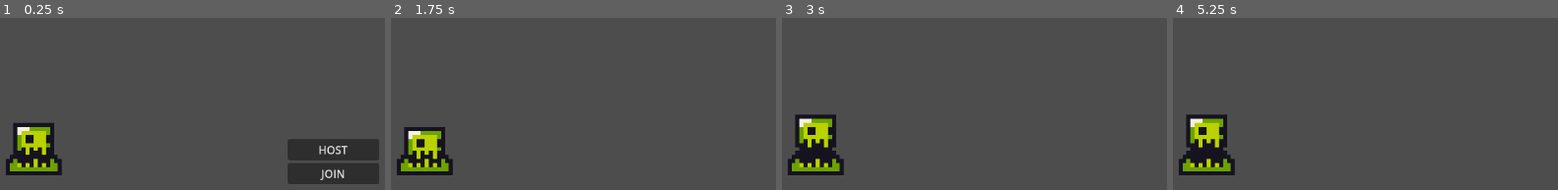
Above: before the commit, frames 1-4 (left to right).
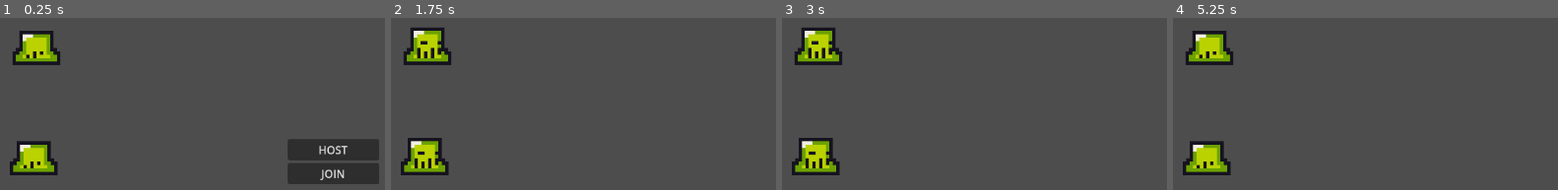
Above: after the commit, the same moments.

Repository: Mansur-Ashrapov/ironveil
Game: Godot game, scene res://scenes/example.tscn
Two runs of this game, one before a commit and one after it. Both use one fixed random seed, a clock stepped at 60 frames per second and the inputs below.
Inputs:
- Up to frame 1 (0.25 s): no input
- Up to frame 2 (1.75 s): hold D (move_right) 0.53-1.25 s; click "HOST" at 1.25 s
- Up to frame 3 (3 s): hold S (move_down) 2.03-2.78 s; hold D (move_right) from 2.78 s (still down)
- Up to frame 4 (5.25 s): release D (move_right) at 3.53 s; hold W (move_up) 3.53-4.28 s; hold A (move_left) from 4.28 s (still down)

The runs differ from the first frame. In frame 1, 4.9% of the frame differs, in the area x 1-17%, y 7-92%; in frame 2, 4.6%; in frame 3, 5.5%, in the area x 1-17%, y 5-92%; in frame 4, 5.4%.

Commit message:
added ui

Diff:
--- a/project.godot
+++ b/project.godot
@@ -23,6 +23,8 @@
 
 players=""
 server_sync=""
+mob=""
+root=""
 
 [input]
 
--- a/scenes/example.tscn
+++ b/scenes/example.tscn
@@ -1,12 +1,12 @@
 [gd_scene load_steps=6 format=3 uid="uid://cj3ofmycfth6y"]
 
-[ext_resource type="PackedScene" uid="uid://dvoy803okt3k5" path="res://scenes/slime.tscn" id="1_aoc7i"]
+[ext_resource type="PackedScene" uid="uid://cjubmbied2t6k" path="res://scenes/slime.tscn" id="1_aoc7i"]
 [ext_resource type="PackedScene" uid="uid://b0ax6ksb4fnbw" path="res://scenes/base_ui.tscn" id="1_o34ws"]
 [ext_resource type="Script" uid="uid://cxgr8psjqal6a" path="res://scripts/multiplayer/multiplayer_spawner.gd" id="2_pssa7"]
 [ext_resource type="PackedScene" uid="uid://dref11tiomsux" path="res://scenes/server_sync.tscn" id="2_ucs8h"]
 [ext_resource type="PackedScene" uid="uid://v3d1ogl7dbfk" path="res://scenes/network_player.tscn" id="3_7w8s4"]
 
-[node name="Example" type="Node2D"]
+[node name="Example" type="Node2D" groups=["root"]]
 
 [node name="BaseUI" parent="." instance=ExtResource("1_o34ws")]
 offset_left = 559.0
@@ -24,3 +24,6 @@
 
 [node name="Slime" parent="." instance=ExtResource("1_aoc7i")]
 position = Vector2(120, 235)
+
+[node name="Slime2" parent="." instance=ExtResource("1_aoc7i")]
+position = Vector2(124, 73)
--- a/scenes/killzone.tscn
+++ /dev/null
@@ -1,13 +0,0 @@
-[gd_scene load_steps=2 format=3 uid="uid://3mbvca1w8sh5"]
-
-[ext_resource type="Script" uid="uid://byyxc5e6bn44t" path="res://scripts/killzone.gd" id="1_xlapc"]
-
-[node name="Killzone" type="Area2D"]
-script = ExtResource("1_xlapc")
-
-[node name="Timer" type="Timer" parent="."]
-wait_time = 0.6
-one_shot = true
-
-[connection signal="body_entered" from="." to="." method="_on_body_entered"]
-[connection signal="timeout" from="Timer" to="." method="_on_timer_timeout"]
--- a/scenes/network_player.tscn
+++ b/scenes/network_player.tscn
@@ -1,9 +1,10 @@
-[gd_scene load_steps=12 format=3 uid="uid://v3d1ogl7dbfk"]
+[gd_scene load_steps=14 format=3 uid="uid://v3d1ogl7dbfk"]
 
 [ext_resource type="Script" uid="uid://cxujnvfnqx5w3" path="res://scripts/player_characters/player_base.gd" id="1_5l5im"]
 [ext_resource type="Texture2D" uid="uid://cadmsq53mptb0" path="res://sheet.png" id="2_dtrl1"]
 [ext_resource type="Script" uid="uid://bgtt12tk47epa" path="res://scripts/abilities/swordTest/sword_ability.gd" id="2_hc1dv"]
 [ext_resource type="Script" uid="uid://cx62di5gmvb48" path="res://scripts/player_characters/player_base_animation_controller.gd" id="3_dtrl1"]
+[ext_resource type="PackedScene" uid="uid://buyios2xjnnn4" path="res://scenes/player_ui.tscn" id="3_rhx3x"]
 
 [sub_resource type="RectangleShape2D" id="RectangleShape2D_27uls"]
 size = Vector2(60, 71)
@@ -74,21 +75,45 @@
 [sub_resource type="Animation" id="Animation_dtrl1"]
 resource_name = "new_animation"
 
+[sub_resource type="Animation" id="Animation_5lknd"]
+resource_name = "get_hit"
+length = 0.5
+tracks/0/type = "value"
+tracks/0/imported = false
+tracks/0/enabled = true
+tracks/0/path = NodePath("Char-sheet:frame")
+tracks/0/interp = 1
+tracks/0/loop_wrap = true
+tracks/0/keys = {
+"times": PackedFloat32Array(0),
+"transitions": PackedFloat32Array(1),
+"update": 1,
+"values": [7]
+}
+
 [sub_resource type="AnimationLibrary" id="AnimationLibrary_hc1dv"]
 _data = {
 &"RESET": SubResource("Animation_kfj5c"),
 &"ability0": SubResource("Animation_rhx3x"),
+&"get_hit": SubResource("Animation_5lknd"),
 &"idle": SubResource("Animation_hquwp"),
 &"moving": SubResource("Animation_hc1dv"),
 &"new_animation": SubResource("Animation_dtrl1")
 }
 
-[node name="NetworkPlayer" type="CharacterBody2D" node_paths=PackedStringArray("animation_controller", "sprite") groups=["players"]]
+[node name="NetworkPlayer" type="CharacterBody2D" node_paths=PackedStringArray("player_ui", "animation_controller", "sprite") groups=["players"]]
 motion_mode = 1
 script = ExtResource("1_5l5im")
+player_ui = NodePath("Control")
 animation_controller = NodePath("AnimationPlayer")
 sprite = NodePath("Char-sheet")
 abilities = [ExtResource("2_hc1dv")]
+
+[node name="Control" parent="." instance=ExtResource("3_rhx3x")]
+offset_left = -576.0
+offset_top = -324.0
+offset_right = -576.0
+offset_bottom = -324.0
 
 [node name="Char-sheet" type="Sprite2D" parent="."]
 scale = Vector2(10, 10)
--- /dev/null
+++ b/scenes/player_ui.tscn
@@ -0,0 +1,65 @@
+[gd_scene load_steps=3 format=3 uid="uid://buyios2xjnnn4"]
+
+[ext_resource type="Script" uid="uid://0jtoqbv82fcs" path="res://scripts/player_characters/player_ui.gd" id="1_jkj6h"]
+
+[sub_resource type="LabelSettings" id="LabelSettings_guxnq"]
+font_size = 30
+
+[node name="Control" type="Control" node_paths=PackedStringArray("hp", "st", "mp", "ep", "lvl")]
+layout_mode = 3
+anchors_preset = 15
+anchor_right = 1.0
+anchor_bottom = 1.0
+grow_horizontal = 2
+grow_vertical = 2
+script = ExtResource("1_jkj6h")
+hp = NodePath("hp")
+st = NodePath("mp")
+mp = NodePath("sp")
+ep = NodePath("ep")
+lvl = NodePath("lvl")
+
+[node name="hp" type="Label" parent="."]
+layout_mode = 0
+offset_left = 37.0
+offset_top = 405.0
+offset_right = 86.0
+offset_bottom = 447.0
+text = "HP:"
+label_settings = SubResource("LabelSettings_guxnq")
+
+[node name="mp" type="Label" parent="."]
+layout_mode = 0
+offset_left = 37.0
+offset_top = 447.0
+offset_right = 86.0
+offset_bottom = 489.0
+text = "MP:"
+label_settings = SubResource("LabelSettings_guxnq")
+
+[node name="sp" type="Label" parent="."]
+layout_mode = 0
+offset_left = 37.0
+offset_top = 489.0
+offset_right = 86.0
+offset_bottom = 531.0
+text = "SP:"
+label_settings = SubResource("LabelSettings_guxnq")
+
+[node name="ep" type="Label" parent="."]
+layout_mode = 0
+offset_left = 37.0
+offset_top = 531.0
+offset_right = 86.0
+offset_bottom = 573.0
+text = "EXP:"
+label_settings = SubResource("LabelSettings_guxnq")
+
+[node name="lvl" type="Label" parent="."]
+layout_mode = 0
+offset_left = 37.0
+offset_top = 573.0
+offset_right = 86.0
+offset_bottom = 615.0
+text = "LVL:"
+label_settings = SubResource("LabelSettings_guxnq")
--- a/scenes/slime.tscn
+++ b/scenes/slime.tscn
@@ -1,93 +1,126 @@
-[gd_scene load_steps=14 format=3 uid="uid://btkww205aucrp"]
+[gd_scene load_steps=13 format=3 uid="uid://cjubmbied2t6k"]
 
-[ext_resource type="Script" uid="uid://doqtsy35ujrb6" path="res://scripts/slime.gd" id="1_p2gj0"]
+[ext_resource type="Script" uid="uid://doqtsy35ujrb6" path="res://scripts/mobs/mob_base.gd" id="1_p2gj0"]
 [ext_resource type="Texture2D" uid="uid://bu1n2k16p3l40" path="res://slime_green.png" id="2_n6pvg"]
-[ext_resource type="PackedScene" uid="uid://3mbvca1w8sh5" path="res://scenes/killzone.tscn" id="3_n6pvg"]
+[ext_resource type="Script" uid="uid://byyxc5e6bn44t" path="res://scripts/mobs/slime/killzone.gd" id="3_n6pvg"]
+[ext_resource type="Script" uid="uid://dxrooluvdresx" path="res://scripts/mobs/mob_base_animation_controller.gd" id="3_pjw23"]
 
-[sub_resource type="AtlasTexture" id="AtlasTexture_n6pvg"]
-atlas = ExtResource("2_n6pvg")
-region = Rect2(0, 48, 24, 24)
+[sub_resource type="Animation" id="Animation_2npkn"]
+length = 0.001
+tracks/0/type = "value"
+tracks/0/imported = false
+tracks/0/enabled = true
+tracks/0/path = NodePath("Sprite2D:frame")
+tracks/0/interp = 1
+tracks/0/loop_wrap = true
+tracks/0/keys = {
+"times": PackedFloat32Array(0),
+"transitions": PackedFloat32Array(1),
+"update": 1,
+"values": [0]
+}
 
-[sub_resource type="AtlasTexture" id="AtlasTexture_v5wyi"]
-atlas = ExtResource("2_n6pvg")
-region = Rect2(24, 48, 24, 24)
+[sub_resource type="Animation" id="Animation_gstla"]
+resource_name = "damage"
+length = 0.4
+tracks/0/type = "value"
+tracks/0/imported = false
+tracks/0/enabled = true
+tracks/0/path = NodePath("Sprite2D:frame")
+tracks/0/interp = 1
+tracks/0/loop_wrap = true
+tracks/0/keys = {
+"times": PackedFloat32Array(0, 0.2),
+"transitions": PackedFloat32Array(1, 1),
+"update": 1,
+"values": [9, 10]
+}
 
-[sub_resource type="AtlasTexture" id="AtlasTexture_0l8pv"]
-atlas = ExtResource("2_n6pvg")
-region = Rect2(48, 48, 24, 24)
+[sub_resource type="Animation" id="Animation_pjw23"]
+resource_name = "idle"
+length = 1.2
+tracks/0/type = "value"
+tracks/0/imported = false
+tracks/0/enabled = true
+tracks/0/path = NodePath("Sprite2D:frame")
+tracks/0/interp = 1
+tracks/0/loop_wrap = true
+tracks/0/keys = {
+"times": PackedFloat32Array(0, 0.2, 0.4, 0.6, 0.8, 1),
+"transitions": PackedFloat32Array(1, 1, 1, 1, 1, 1),
+"update": 1,
+"values": [0, 1, 2, 3, 2, 1]
+}
 
-[sub_resource type="AtlasTexture" id="AtlasTexture_vnioy"]
-atlas = ExtResource("2_n6pvg")
-region = Rect2(72, 48, 24, 24)
+[sub_resource type="Animation" id="Animation_fd6lc"]
+resource_name = "walk"
+length = 0.8
+tracks/0/type = "value"
+tracks/0/imported = false
+tracks/0/enabled = true
+tracks/0/path = NodePath("Sprite2D:frame")
+tracks/0/interp = 1
+tracks/0/loop_wrap = true
+tracks/0/keys = {
+"times": PackedFloat32Array(0, 0.2, 0.4, 0.6),
+"transitions": PackedFloat32Array(1, 1, 1, 1),
+"update": 1,
+"values": [4, 5, 6, 7]
+}
 
-[sub_resource type="AtlasTexture" id="AtlasTexture_pjw23"]
-atlas = ExtResource("2_n6pvg")
-region = Rect2(0, 24, 24, 24)
+[sub_resource type="AnimationLibrary" id="AnimationLibrary_v5wyi"]
+_data = {
+&"RESET": SubResource("Animation_2npkn"),
+&"damage": SubResource("Animation_gstla"),
+&"idle": SubResource("Animation_pjw23"),
+&"walk": SubResource("Animation_fd6lc")
+}
 
-[sub_resource type="AtlasTexture" id="AtlasTexture_2npkn"]
-atlas = ExtResource("2_n6pvg")
-region = Rect2(24, 24, 24, 24)
-
-[sub_resource type="AtlasTexture" id="AtlasTexture_fd6lc"]
-atlas = ExtResource("2_n6pvg")
-region = Rect2(48, 24, 24, 24)
-
-[sub_resource type="AtlasTexture" id="AtlasTexture_gstla"]
-atlas = ExtResource("2_n6pvg")
-region = Rect2(72, 24, 24, 24)
-
-[sub_resource type="SpriteFrames" id="SpriteFrames_v5wyi"]
-animations = [{
-"frames": [{
-"duration": 1.0,
-"texture": SubResource("AtlasTexture_n6pvg")
-}, {
-"duration": 1.0,
-"texture": SubResource("AtlasTexture_v5wyi")
-}, {
-"duration": 1.0,
-"texture": SubResource("AtlasTexture_0l8pv")
-}, {
-"duration": 1.0,
-"texture": SubResource("AtlasTexture_vnioy")
-}],
-"loop": true,
-"name": &"damage",
-"speed": 5.0
-}, {
-"frames": [{
-"duration": 1.0,
-"texture": SubResource("AtlasTexture_pjw23")
-}, {
-"duration": 1.0,
-"texture": SubResource("AtlasTexture_2npkn")
-}, {
-"duration": 1.0,
-"texture": SubResource("AtlasTexture_fd6lc")
-}, {
-"duration": 1.0,
-"texture": SubResource("AtlasTexture_gstla")
-}],
-"loop": true,
-"name": &"idle",
-"speed": 5.0
-}]
+[sub_resource type="SceneReplicationConfig" id="SceneReplicationConfig_n6pvg"]
+properties/0/path = NodePath(".:position")
+properties/0/spawn = true
+properties/0/replication_mode = 1
+properties/1/path = NodePath("AnimationPlayer:current_animation")
+properties/1/spawn = true
+properties/1/replication_mode = 1
 
 [sub_resource type="RectangleShape2D" id="RectangleShape2D_pjw23"]
-size = Vector2(56, 85)
+size = Vector2(116, 125)
 
-[node name="Slime" type="CharacterBody2D"]
+[sub_resource type="RectangleShape2D" id="RectangleShape2D_n6pvg"]
+size = Vector2(67, 90)
+
+[node name="Slime" type="CharacterBody2D" groups=["mob"]]
+collision_layer = 2
+collision_mask = 2
+motion_mode = 1
 script = ExtResource("1_p2gj0")
 
-[node name="AnimatedSprite2D" type="AnimatedSprite2D" parent="."]
-position = Vector2(1.5258789e-05, 1.5258789e-05)
-scale = Vector2(5.90625, 5.90625)
-sprite_frames = SubResource("SpriteFrames_v5wyi")
-animation = &"damage"
-autoplay = "idle"
+[node name="Sprite2D" type="Sprite2D" parent="."]
+position = Vector2(0, 10.999999)
+scale = Vector2(5, 5)
+texture = ExtResource("2_n6pvg")
+hframes = 4
+vframes = 3
 
-[node name="Killzone" parent="." instance=ExtResource("3_n6pvg")]
+[node name="AnimationPlayer" type="AnimationPlayer" parent="."]
+libraries = {
+&"": SubResource("AnimationLibrary_v5wyi")
+}
+script = ExtResource("3_pjw23")
 
-[node name="CollisionShape2D" type="CollisionShape2D" parent="Killzone"]
-position = Vector2(0, 27.5)
+[node name="MultiplayerSynchronizer" type="MultiplayerSynchronizer" parent="."]
+replication_config = SubResource("SceneReplicationConfig_n6pvg")
+
+[node name="Area2D" type="Area2D" parent="."]
+script = ExtResource("3_n6pvg")
+
+[node name="CollisionShape2D" type="CollisionShape2D" parent="Area2D"]
+position = Vector2(1, 24.5)
 shape = SubResource("RectangleShape2D_pjw23")
+
+[node name="CollisionShape2D" type="CollisionShape2D" parent="." groups=["mob"]]
+position = Vector2(0.5, 26)
+shape = SubResource("RectangleShape2D_n6pvg")
+
+[connection signal="body_entered" from="Area2D" to="Area2D" method="_on_body_entered"]
--- a/scenes/sword_test.tscn
+++ b/scenes/sword_test.tscn
@@ -41,6 +41,9 @@
 &"using": SubResource("Animation_n355p")
 }
 
+[sub_resource type="RectangleShape2D" id="RectangleShape2D_rbqh6"]
+size = Vector2(7.799999, 7.6000004)
+
 [node name="sword" type="Sprite2D"]
 scale = Vector2(10, 10)
 texture = ExtResource("1_ycbs3")
@@ -53,3 +56,12 @@
 }
 movie_quit_on_finish = true
 script = ExtResource("2_n355p")
+
+[node name="Area2D" type="Area2D" parent="."]
+collision_layer = 3
+collision_mask = 3
+
+[node name="CollisionShape2D" type="CollisionShape2D" parent="Area2D"]
+position = Vector2(-1.2, -0.59999996)
+scale = Vector2(0.9999998, 0.9999998)
+shape = SubResource("RectangleShape2D_rbqh6")
--- a/scripts/abilities/ability_base.gd
+++ b/scripts/abilities/ability_base.gd
@@ -2,13 +2,13 @@
 class_name Ability
 
 @export var cooldown: float = 0.1
-@export var stamina_cost: float = 0
-@export var mana_cost: float = 0
+@export var stamina_cost: int = 5
+@export var mana_cost: int = 5
 @export var timeout_time: float = 0.5
 
 var last_used_time: float = -999.0
 
-func can_use(mana: float, stamina: float) -> bool:
+func can_use(mana: int, stamina: int) -> bool:
 	var stamina_remains = stamina - stamina_cost
 	var mana_remains = mana - stamina_cost
 	return Time.get_ticks_msec() / 1000.0 - last_used_time >= cooldown and stamina_remains >= 0 and mana_remains >= 0
--- a/scripts/abilities/swordTest/sword.gd
+++ b/scripts/abilities/swordTest/sword.gd
@@ -1,7 +1,19 @@
 extends Sprite2D
+class_name SwordTest
 
+var damage: int = 0
+
+@onready var col: Area2D = $Area2D
 
 # Called when the node enters the scene tree for the first time.
 func _ready() -> void:
+	col.body_entered.connect(_on_body_entered)
 	await get_tree().create_timer(0.3).timeout
 	queue_free()
+
+func get_ready(_damage: int):
+	damage = _damage
+
+func _on_body_entered(body: Node2D):
+	if multiplayer.is_server() and body is MobBase:
+		body.get_damage(damage)
--- a/scripts/abilities/swordTest/sword_ability.gd
+++ b/scripts/abilities/swordTest/sword_ability.gd
@@ -4,7 +4,8 @@
 var sword_scene: PackedScene = preload("res://scenes/sword_test.tscn")
 
 func _on_use(user: PlayerBase):
-	var sword: Sprite2D = sword_scene.instantiate()
+	var sword: SwordTest = sword_scene.instantiate()
+	sword.get_ready(user.base_damage)
 	user.add_child(sword)
 	sword.flip_h = user.sprite.flip_h
 	if user.direction != Vector2.ZERO:
--- a/scripts/killzone.gd
+++ /dev/null
@@ -1,14 +0,0 @@
-extends Area2D
-
-@onready var timer: Timer = $Timer
-
-
-func _on_body_entered(body: Node2D) -> void:
-	print("You died!")
-	Engine.time_scale = 0.5
-	body.get_node("CollisionShape2D").queue_free()
-	timer.start()
-
-func _on_timer_timeout() -> void:
-	Engine.time_scale = 1.0
-	get_tree().reload_current_scene()
--- a/scripts/slime.gd
+++ b/scripts/mobs/mob_base.gd
@@ -1,4 +1,11 @@
 extends CharacterBody2D
+class_name MobBase
+
+
+@export var expirience_cost: int = 30
+@export var health: int = 30
+@onready var animation_cotroller: MobBaseAnimationController = $AnimationPlayer
+@onready var sprite: Sprite2D = $Sprite2D
 
 const SPEED = 60
 const MAX_DISTANCE = 500
@@ -9,11 +16,20 @@
 
 var target_player: Node2D
 var last_target_update = 0
-@onready var animated_sprite: AnimatedSprite2D = $AnimatedSprite2D
+
+signal get_hit()
+signal moving_to_player()
+signal stop_moving()
 
 func _ready() -> void:
 	# Находим ближайщего игрока в сцене
-	find_nearest_player()
+	if multiplayer.is_server():
+		find_nearest_player()
+
+	get_hit.connect(animation_cotroller.on_get_hit)
+	moving_to_player.connect(animation_cotroller.moving_to_player)
+	stop_moving.connect(animation_cotroller.stop_moving)
+
 
 func find_nearest_player() -> bool:
 	# Ищем игрока по группе или по имени класса
@@ -39,6 +55,22 @@
 	target_player = nearest_player
 	return target_player != null
 
+
+func get_damage(amount: int):
+	health -= amount
+	if health <= 0:
+		for player in get_all_players():
+			if player is PlayerBase:
+				player.get_expirience(expirience_cost)
+
+		death.rpc()
+
+	get_hit.emit()
+
+@rpc("any_peer", "call_local", "reliable")
+func death():
+	queue_free()
+
 func get_all_players() -> Array:
 	var players = []
 
@@ -53,7 +85,11 @@
 
 	return players
 
-func _physics_process(delta: float) -> void:
+func _physics_process(_delta: float) -> void:
+	if multiplayer.is_server():
+		mob_movement()
+
+func mob_movement():
 	# Обновляем цель с итервалом
 	last_target_update += 1
 	if last_target_update >= TARGET_UPDATE_INTERVAL:
@@ -62,10 +98,8 @@
 
 	if target_player == null:
 		if not find_nearest_player():
-			# Нет игроков - idle
 			velocity = Vector2.ZERO
-			if animated_sprite.animation != "idle":
-				animated_sprite.play("idle")
+			stop_moving.emit()
 			return
 
 	# Проверяем валидность текущей цели
@@ -80,8 +114,7 @@
 		find_nearest_player()
 		if target_player == null:
 			velocity = Vector2.ZERO
-			animated_sprite.play("idle")
-			return
+			stop_moving.emit()
 
 	# Вычисляем направление к игроку
 	var direction_to_target = (target_player.global_position - global_position).normalized()
@@ -91,16 +124,7 @@
 
 	# Поворачиваем спрайт в сторону игрока
 	if abs(direction_to_target.x) > 0.1:
-		animated_sprite.flip_h = direction_to_target.x < 0
-
-	# Анимация
-	if velocity.length() > 10:
-		animated_sprite.play("idle")
-
-		#animated_sprite.flip_h = velocity.x < 0
-		#animated_sprite.play("walk")
-	#else:
-		#animated_sprite.play("idle")
+		sprite.flip_h = direction_to_target.x < 0
 
 	# Двигаем моба
 	move_and_slide()
--- /dev/null
+++ b/scripts/mobs/mob_base_animation_controller.gd
@@ -0,0 +1,18 @@
+extends AnimationController
+class_name MobBaseAnimationController
+
+
+func _ready() -> void:
+	animation_finished.connect(change_to_idle)
+
+func change_to_idle(_anim_name: String):
+	play_loop("idle")
+
+func on_get_hit():
+	play_once("damage")
+
+func moving_to_player():
+	play_loop("walk")
+
+func stop_moving():
+	play_loop("idle")
--- /dev/null
+++ b/scripts/mobs/slime/killzone.gd
@@ -0,0 +1,5 @@
+extends Area2D
+
+func _on_body_entered(body: Node2D) -> void:
+	if multiplayer.is_server() and body is PlayerBase:
+		body.take_damage(10)
--- a/scripts/player_characters/player_base.gd
+++ b/scripts/player_characters/player_base.gd
@@ -4,28 +4,34 @@
 const SPEED = 300.0
 const LERP_SPEED = 20.0
 
+@export var player_ui: Control
 @export var animation_controller: PlayerAnimationController
 @export var sprite: Sprite2D
 var player_camera: Camera2D
 
 # Ключ абилки, ключ для клавиши и ключ анимации должны совпадать, чтобы все работало
 @export var abilities: Array
-@export var max_health := 100.0
-@export var max_stamina := 100.0
-@export var max_mana := 100.0
-
+@export var max_health: int = 100
+@export var max_stamina: int = 100
+@export var max_mana: int = 100
+@export var base_damage: int = 10
+@export var expirience: int = 0
+@export var level: int = 0
+
+var expirience_to_level_up: int = 35
 var abilities_instances: Array
 
 var health := max_health
 var stamina := max_stamina
 var mana := max_mana
 
+
 var direction: Vector2 = Vector2(1, 0) # направление движения
 var last_direction: Vector2 = Vector2(1, 0) # нужен чтобы не отправлять Vector2.ZERO при отсутсвии инпута и наоборот, если инпут не меняется, сохранять прошлый
 var can_move: bool = true # когда персонаж использует абилку, не может двигаться
 
 # SIGNALS
-signal parametrs_changed(new_health: float, new_mana: float, new_stamina: float)
+signal parametrs_changed(new_health: int, new_mana: int, new_stamina: int, new_experience: int, new_lvl)
 signal get_hit()
 signal used_ability(ability_name: String)
 signal changed_direction(new_diretion: Vector2)
@@ -51,6 +57,10 @@
 	if is_multiplayer_authority():
 		player_camera = Camera2D.new()
 		self.add_child(player_camera)
+
+		parametrs_changed.connect(player_ui.new_parametrs)
+	else:
+		player_ui.queue_free()
 
 	# на сервере получаем тикер и подключаем timeout, по которому обновляется состояние игроков
 	if multiplayer.is_server():
@@ -80,8 +90,8 @@
 	direction = Input.get_vector("move_left", "move_right", "move_up", "move_down")
 	if last_direction == Vector2.ZERO and direction == Vector2.ZERO or last_direction == direction: return
 	elif not can_move:
-			update_move_input.rpc_id(1, Vector2.ZERO)
-			last_direction = direction
+		update_move_input.rpc_id(1, Vector2.ZERO)
+		last_direction = direction
 	update_move_input.rpc_id(1, direction)
 	changed_direction.emit(direction)
 	last_direction = direction
@@ -93,7 +103,7 @@
 			if abilities_instances[idx].can_use(mana, stamina):
 				server_use_ability.rpc_id(1, idx)
 
-func take_damage(amount: float):
+func take_damage(amount: int):
 	health -= amount
 	get_hit.emit()
 
@@ -101,7 +111,16 @@
 		# TODO death
 		pass
 
-	sync_parametrs.rpc(health, mana, stamina)
+	sync_parametrs.rpc(health, mana, stamina, expirience, level)
+
+func get_expirience(amount: int):
+	expirience += amount
+
+	while expirience >= expirience_to_level_up:
+		level += 1
+		expirience -= expirience_to_level_up
+
+	sync_parametrs.rpc(health, mana, stamina, expirience, level)
 
 # Сервер обрабатывает использование абилки
 @rpc("any_peer", "reliable")
@@ -111,7 +130,7 @@
 		abilities_instances[ability_idx].use(self)
 		mana -= (abilities_instances[ability_idx] as Ability).mana_cost
 		stamina -= (abilities_instances[ability_idx] as Ability).stamina_cost
-		sync_parametrs.rpc(health, mana, stamina)
+		sync_parametrs.rpc(health, mana, stamina, expirience, level)
 		sync_ability.rpc(ability_idx)
 		_stop_moving_while_use_ability(ability_idx)
 
@@ -144,11 +163,13 @@
 	_stop_moving_while_use_ability(ability_idx)
 
 @rpc("any_peer", "unreliable", "call_remote")
-func sync_parametrs(new_health: float, new_mana: float, new_stamina: float) -> void:
+func sync_parametrs(new_health: int, new_mana: int, new_stamina: int, new_expirience: int, new_lvl: int) -> void:
 	health = new_health
 	mana = new_mana
 	stamina = new_stamina
-	parametrs_changed.emit(new_health, new_mana, new_stamina)
+	expirience = new_expirience
+	level = new_lvl
+	parametrs_changed.emit(new_health, new_mana, new_stamina, new_expirience, new_lvl)
 
 # Вызывает rpc синхронизирующие состояние игрока
 func broadcast_state():
--- /dev/null
+++ b/scripts/player_characters/player_ui.gd
@@ -0,0 +1,14 @@
+extends Control
+
+@export var hp: Label
+@export var st: Label
+@export var mp: Label
+@export var ep: Label
+@export var lvl: Label
+
+func new_parametrs(new_health: int, new_mana: int, new_stamina: int, new_experience: int, new_lvl: int):
+	hp.text = "HP: " + str(new_health)
+	st.text = "ST: " + str(new_mana)
+	mp.text = "MP: " + str(new_stamina)
+	ep.text = "EXP: " + str(new_experience)
+	lvl.text = "LVL: " + str(new_lvl)
Not shown: 1 places in scenes/sword_test.tscn that only renumber resources
Renamed: scripts/slime.gd.uid -> scripts/mobs/mob_base.gd.uid
Not shown, added: scripts/mobs/mob_base_animation_controller.gd.uid
Renamed: scripts/killzone.gd.uid -> scripts/mobs/slime/killzone.gd.uid
Not shown, added: scripts/player_characters/player_ui.gd.uid
